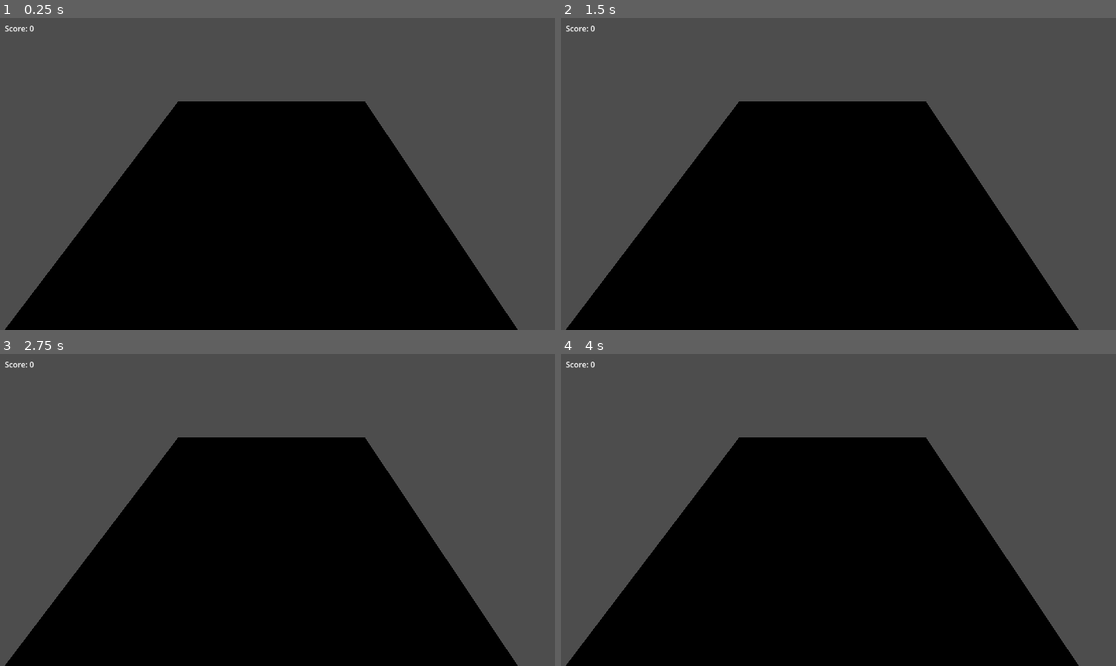
Above: before the commit, frames 1-4 (two rows, left to right).
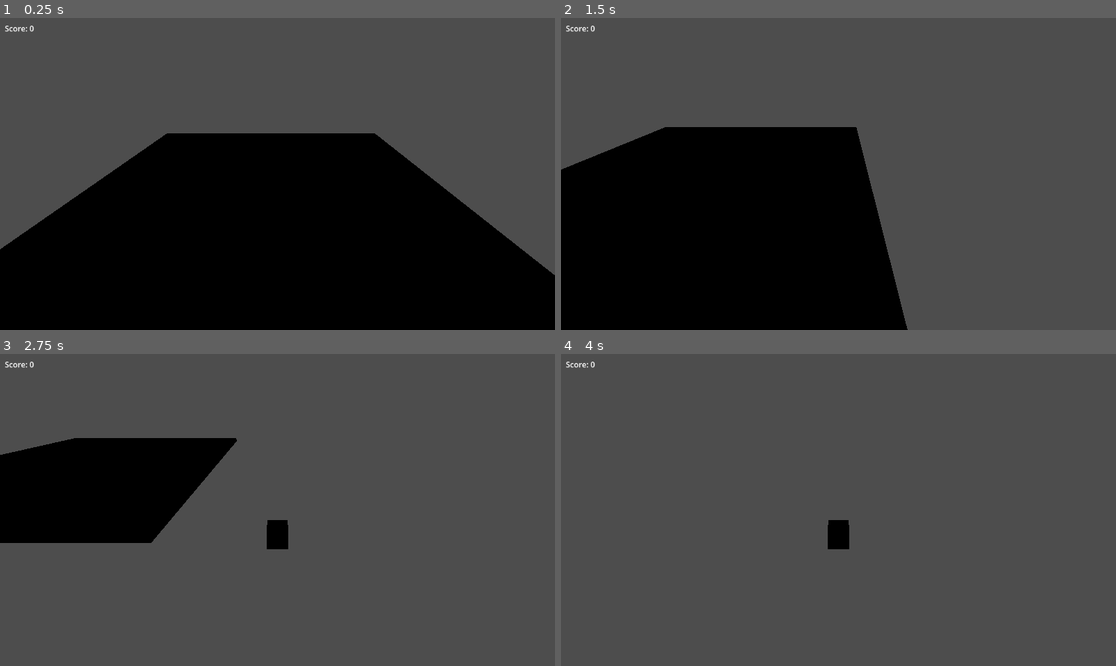
Above: after the commit, the same moments.

Repository: mwilcome/VacuumRogue
Game: Godot game, scene res://main.tscn
The game is run twice, just before and just after one commit, with the same random seed, the same clock (stepped at 60 frames per second) and the same inputs.
Inputs:
- Up to frame 1 (0.25 s): no input
- Up to frame 2 (1.5 s): tap Enter at 0.5 s; hold Right (ui_right) 0.53-1.28 s; hold Down (ui_down) from 1.28 s (still down)
- Up to frame 3 (2.75 s): release Down (ui_down) at 2.03 s; hold Right (ui_right) from 2.03 s (still down)
- Up to frame 4 (4 s): release Right (ui_right) at 2.78 s; hold Up (ui_up) 2.78-3.53 s; hold Left (ui_left) from 3.53 s (still down)

The runs differ from the first frame. In frame 1, 12% of the frame differs, in the area x 0-100%, y 26-100%; in frame 2, 26%; in frame 3, 50%, in the area x 0-94%, y 26-100%; in frame 4, 46%.

Commit message:
Camera is now following the vacuum. Starting the polishing.

Diff:
--- a/main.tscn
+++ b/main.tscn
@@ -28,12 +28,12 @@
 [node name="Main" type="Node3D" groups=["trash"]]
 script = ExtResource("1_nlmj6")
 
-[node name="PlayerCamera" type="Camera3D" parent="."]
-transform = Transform3D(1, 0, 0, 0, 0.707107, 0.707107, 0, -0.707107, 0.707107, 0, 5, 5)
-
 [node name="Vacuum" type="CharacterBody3D" parent="."]
 transform = Transform3D(1, 0, 0, 0, 1, 0, 0, 0, 1, 0, 0.25, 0)
 script = ExtResource("1_ehgvg")
+
+[node name="PlayerCamera" type="Camera3D" parent="Vacuum"]
+transform = Transform3D(1, 0, 0, 0, 0.866025, 0.5, 0, -0.5, 0.866025, 0, 3, 4)
 
 [node name="VacuumMesh" type="MeshInstance3D" parent="Vacuum"]
 mesh = SubResource("BoxMesh_t0gtn")
